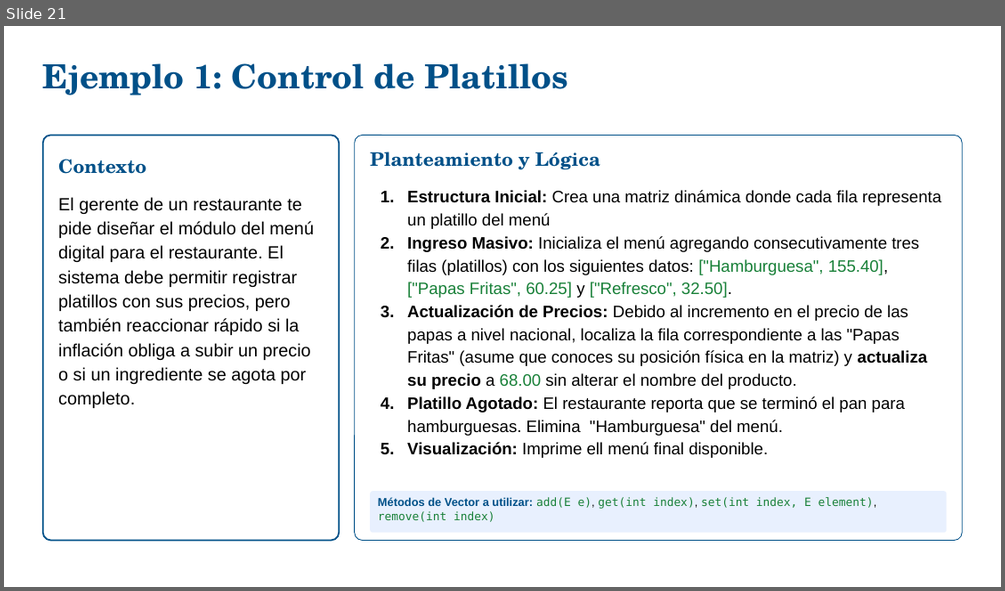
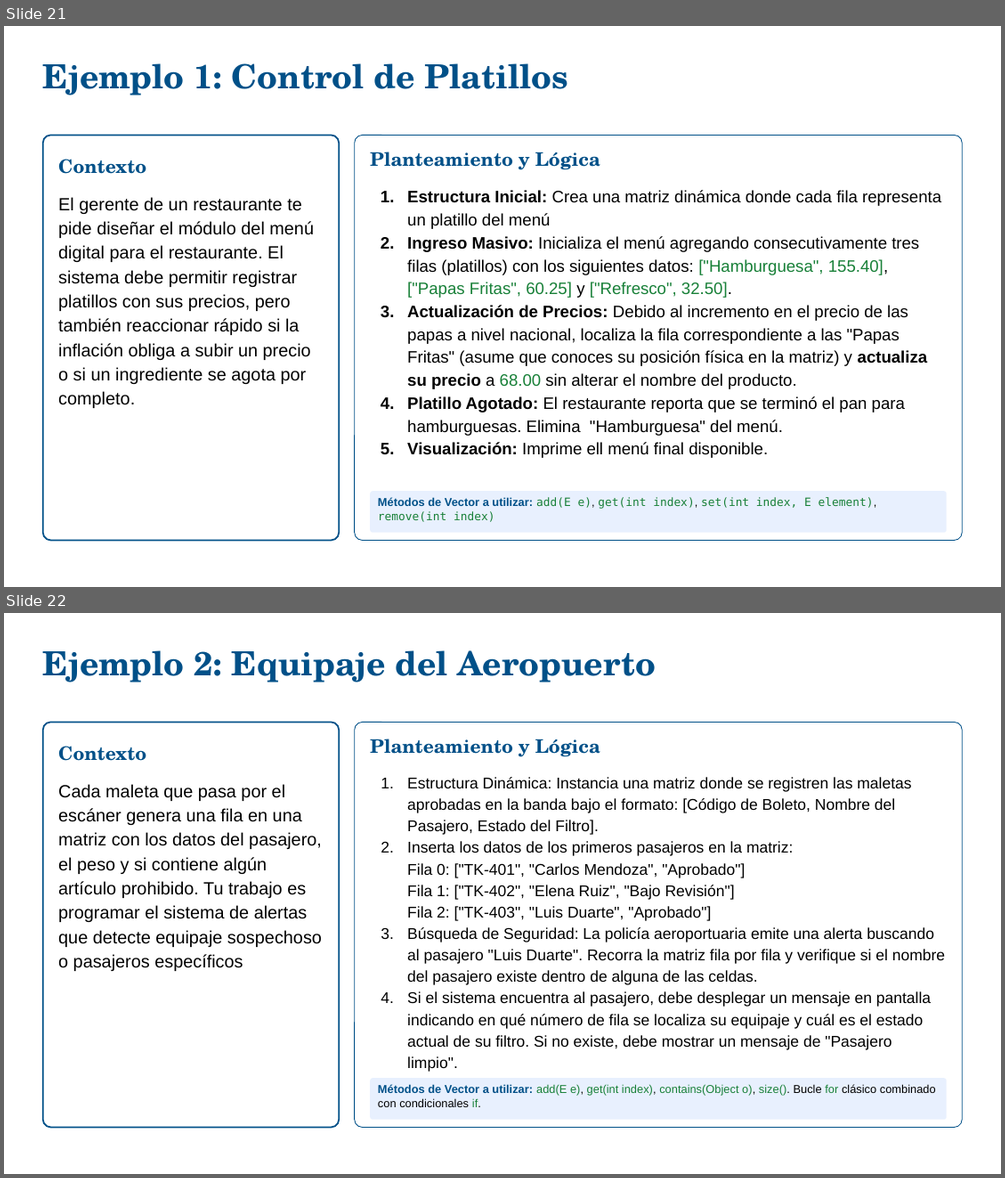
Before and after one commit to MelvinSevilla/programacionBasica, a slide deck: I UNIDAD/Presentaciones/I UNIDAD Programación Básica.pptx. Shown one above the other, each under a label of ours: slide 21 before the commit, slides 21 and 22 after it. The pictures are 1005x591 and 1005x1178 pixels, drawn with LibreOffice and Linux fonts; fonts in the diff are those of the drawing; background and template pictures are left out. Boxes give left, top, right and bottom in pixels: in the first picture for what was removed or moved away, otherwise in the second. Text is boxed around its words. In the diff, an @@ line names an element or a change of style, - is before the commit and + after.

Commit message:
ejercicios matriz

```diff
--- a/I UNIDAD/Presentaciones/I UNIDAD Programación Básica.pptx
+++ b/I UNIDAD/Presentaciones/I UNIDAD Programación Básica.pptx
@@ slide 22 added at bbox=[4, 613, 1001, 1174], background picture (left out) @@
@@ rectangle added at bbox=[4, 613, 1001, 690], fill #FFFFFF at 60% opacity @@
@@ text added at bbox=[43, 650, 656, 682], 32 pt, text #005088, bold @@
+Ejemplo 2: Equipaje del Aeropuerto
@@ rounded rectangle added at bbox=[43, 722, 339, 1127], fill #FFFFFF, outline #005088 1.5 pt @@
@@ text added at bbox=[58, 746, 146, 761], 18 pt, text #005088, bold @@
+Contexto
@@ rounded rectangle added at bbox=[355, 722, 962, 1127], fill #FFFFFF at 90% opacity, outline #005088 0.75 pt @@
@@ text added at bbox=[58, 784, 322, 971], 17 pt, text #000000 @@
+Cada maleta que pasa por el escáner genera una fila en una matriz con los datos del pasajero, el peso y si contiene algún artículo prohibido. Tu trabajo es programar el sistema de alertas que detecte equipaje sospechoso o pasajeros específicos
@@ group added at bbox=[370, 738, 947, 1119]: 3 texts, 1 rounded rectangle @@
+Planteamiento y Lógica
+1. Estructura Dinámica: Instancia una matriz donde se registren las maletas aprobadas en la banda bajo el formato: [Código de Boleto, Nombre del Pasajero, Estado del Filtro].
+2. Inserta los datos de los primeros pasajeros en la matriz:
+Fila 0: ["TK-401", "Carlos Mendoza", "Aprobado"]
+Fila 1: ["TK-402", "Elena Ruiz", "Bajo Revisión"]
+Fila 2: ["TK-403", "Luis Duarte", "Aprobado"]
+1. Búsqueda de Seguridad: La policía aeroportuaria emite una alerta buscando al pasajero "Luis Duarte". Recorra la matriz fila por fila y verifique si el nombre del pasajero existe dentro de alguna de las celdas.
+2. Si el sistema encuentra al pasajero, debe desplegar un mensaje en pantalla indicando en qué número de fila se localiza su equipaje y cuál es el estado actual de su filtro. Si no existe, debe mostrar un mensaje de "Pasajero limpio".
+Métodos de Vector a utilizar: add(E e), get(int index), contains(Object o), size(). Bucle for clásico combinado con condicionales if.
```
Also in this commit, not shown: 1 other slide added, 1 other file.
